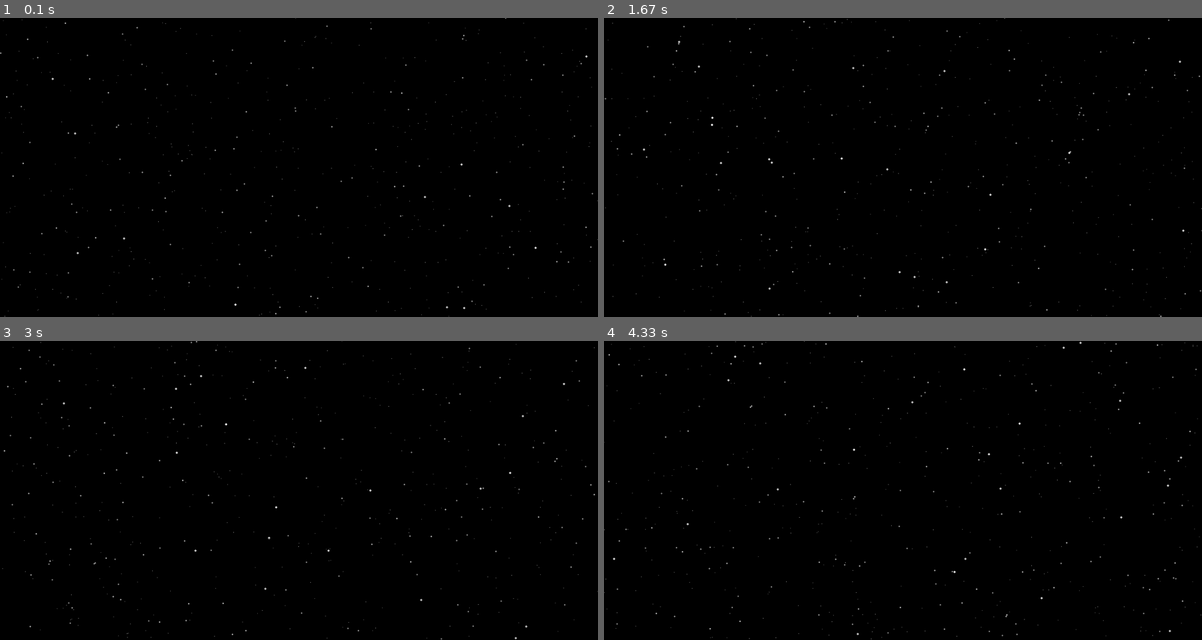
Above: before the commit, frames 1-4 (two rows, left to right).
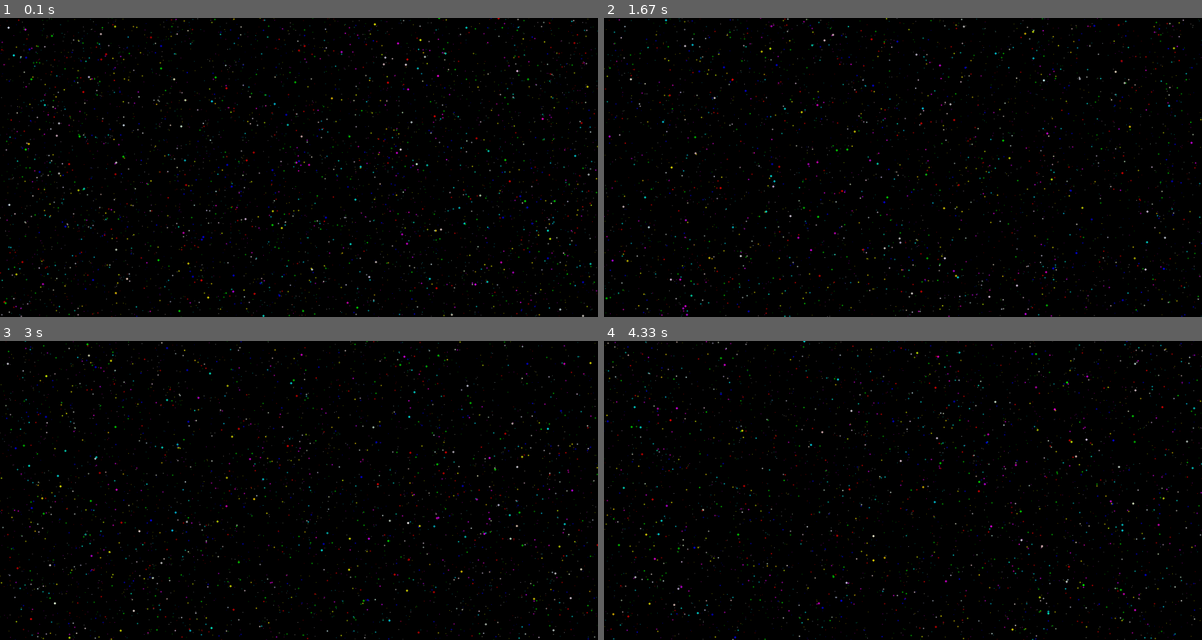
Above: after the commit, the same moments.

Repository: dicander/pygameStarfield
Game: pygame game, started from starfield.py
The game is run twice, just before and just after one commit, with the same random seed, the same clock (stepped at 60 frames per second) and the same inputs.
Inputs:
- Up to frame 1 (0.1 s): no input
- Up to frame 2 (1.67 s): tap Enter at 0.83 s
- Up to frame 3 (3 s): tap Enter at 2.17, 2.5, 2.83 s
- Up to frame 4 (4.33 s): tap Enter every 0.33 s from 3.17 to 4.17 s

The runs differ from the first frame. In frame 1, 3.5% of the frame differs, in the area x 0-100%, y 0-100%; in frame 2, 3.0%; in frame 3, 3.1%; in frame 4, 3.0%.

Commit message:
Added colors

Diff:
--- a/starfield.py
+++ b/starfield.py
@@ -4,7 +4,7 @@
 import pygame
 import random
 
-N_STARS = 30000
+N_STARS = 10000
 WIDTH = 1600
 HEIGHT = 800
 MID_X = WIDTH // 2
@@ -18,16 +18,47 @@
         self.x = x
         self.y = y
         self.z = z
+        self.randomize_color()
 
+    def randomize_color(self):
+        self.color = tuple(random.randint(200,255) for _ in range(3))
+        # Now randomize to that I uniformly get 1 or 2 randomly picked components of the color tuple
+        # set to 0
+        zerotoone = random.random()
+        if zerotoone < 0.4:
+            chosen_index = random.randint(0,2)
+            self.color = list(self.color)
+            self.color[chosen_index] = 0
+            self.color = tuple(self.color)
+        elif zerotoone < 0.8:
+            # now select one to keep
+            chosen_index = random.randint(0,2)
+            self.color = list(self.color)
+            kept_color = self.color[chosen_index]
+            self.color = [0,0,0]
+            self.color[chosen_index] = kept_color
+
+    def restart_from_back(self):
+        self.z = 1
+        self.x = random.uniform(-1, 1)
+        self.y = random.uniform(-1, 1)
+        self.randomize_color()
+#        self.color = tuple(random.randint(200,255) for _ in range(3))
 
     def update(self, speed):
         self.z -= speed
         if self.z <= 0:
-            self.z = 1
-            self.x = random.uniform(-1, 1)
-            self.y = random.uniform(-1, 1)
+            return self.restart_from_back()
 
 
+def is_inside_viewport_of_current_resolution(x, y, z):
+    x = x / z
+    y = y / z
+    x = int(x * WIDTH) + MID_X
+    y = int(y * WIDTH) + MID_Y
+    if x < 0 or x >= WIDTH or y < 0 or y >= HEIGHT:
+        return False
+    return True
 
 
 
@@ -40,11 +71,14 @@
     # Create a list of stars
     stars = []
     for i in range(N_STARS):
-        x = random.uniform(-1, 1)
-        y = random.uniform(-1, 1)
-        z = random.uniform(0, 1)
+        x, y, z = 14, 14, 14
+        while not is_inside_viewport_of_current_resolution(x, y, z):
+            x = random.uniform(-1, 1)
+            y = random.uniform(-1, 1)
+            z = random.uniform(0, 1)
+        # while this is outside of the viewport, move it towards the center of the screen, 0, 0
         stars.append(Star(x, y, z))
-    speed = 0.02
+    speed = 0.01
 
 
 
@@ -53,7 +87,7 @@
             if event.type == pygame.QUIT:
                 return
             if event.type == pygame.KEYDOWN:
-                if event.key == pygame.K_ESCAPE:
+                if event.key == pygame.K_ESCAPE or event.key == pygame.K_q:
                     return
 
         screen.fill((0, 0, 0))
@@ -65,12 +99,18 @@
             # Scale the stars to the screen
             x = int(x * WIDTH) + MID_X
             y = int(y * WIDTH) + MID_Y
+            if x < 0 or x >= WIDTH or y < 0 or y >= HEIGHT:
+                star.restart_from_back()
+                continue
             # Draw the star
             # Calculate greyscale based on z
-            greyscale = int((1-star.z)*255)
-            pygame.draw.circle(screen, (greyscale, greyscale, greyscale), (x, y), 4-star.z*4)
+            scale_factor = (1 - star.z)
+            pygame.draw.circle(screen, (int(scale_factor*star.color[0]),
+                                        int(scale_factor*star.color[1]),
+                                        int(scale_factor*star.color[2]))
+                             , (x, y), 4-star.z*4)
+
             star.update(speed)
-
         pygame.display.flip()
         clock.tick(60)
 
